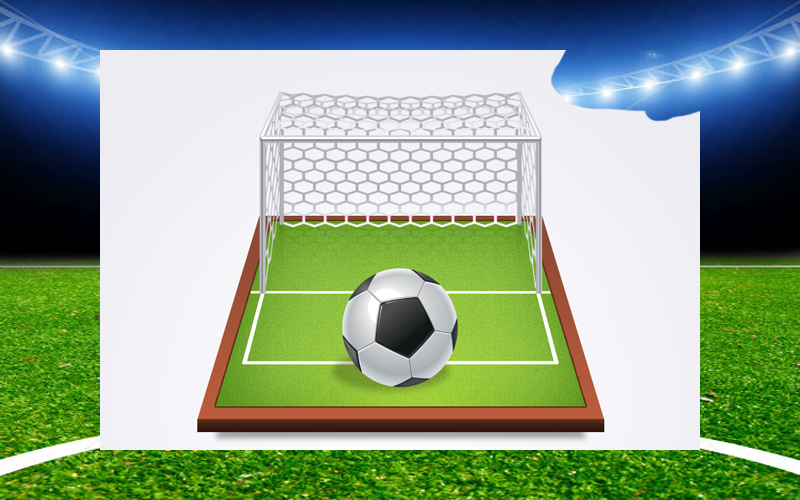
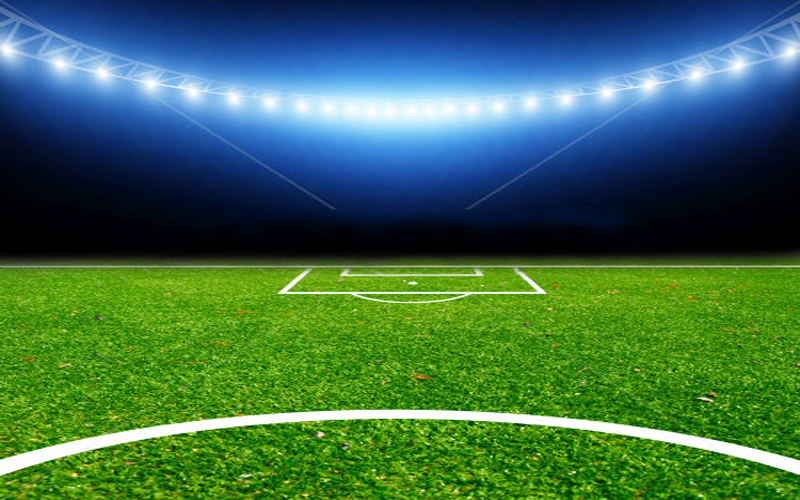
Layer changes from the first 800 x 500 image to the second:
removed layer "Layer 2" over [100, 50, 700, 450]
